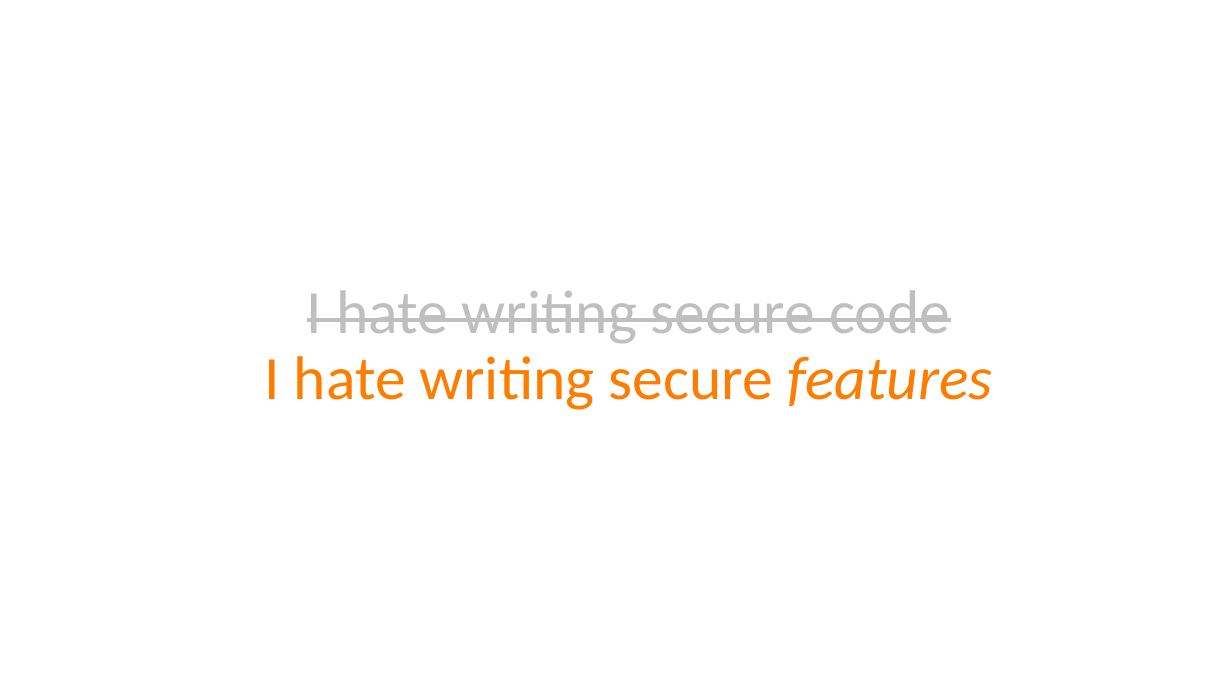
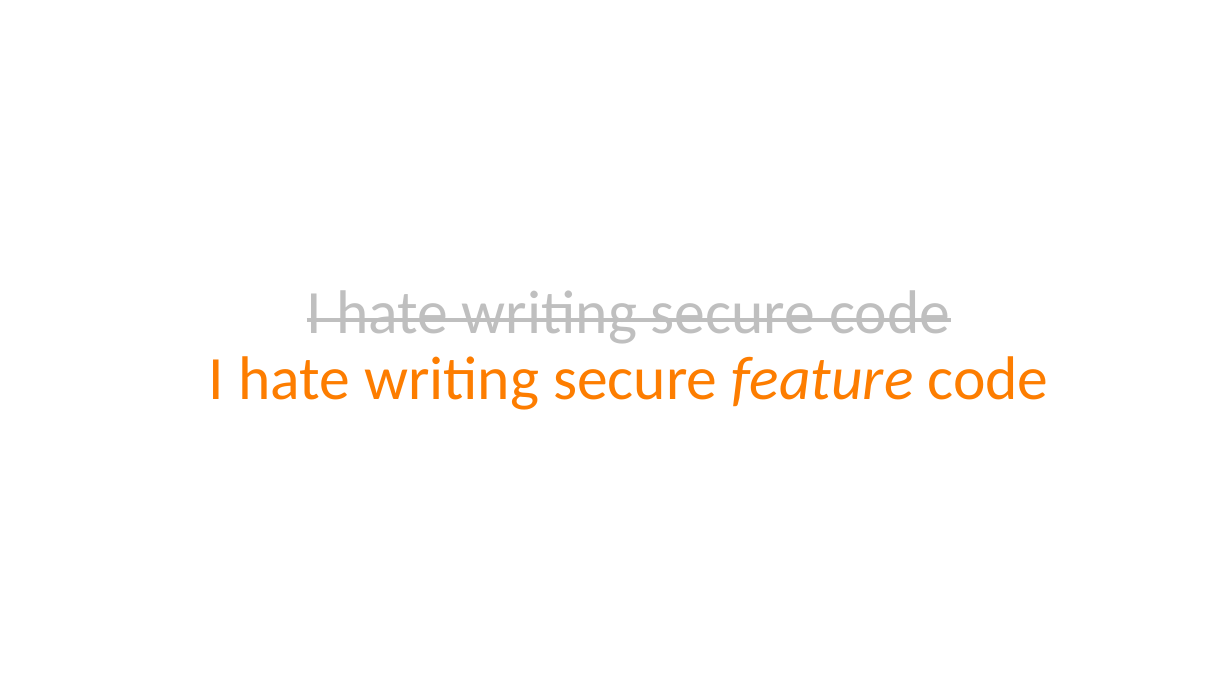
Before and after one commit to spetryjohnson/Talk---Dont-Write-Secure-Code-Design-Secure-Systems, a slide deck: slide 3 of Secure Systems - CodeMash 2017.pptx. Drawn at 1232x693 pixels with LibreOffice and Linux fonts; fonts in the diff are those of the drawing. Boxes give left, top, right and bottom in pixels: in the first picture for what was removed or moved away, otherwise in the second. Text is boxed around its words. In the diff, an @@ line names an element or a change of style, - is before the commit and + after.

```diff
--- a/Secure Systems - CodeMash 2017.pptx
+++ b/Secure Systems - CodeMash 2017.pptx
@@ title at [209, 290, 1049, 410]: text changed @@
-I hate writing secure code
-I hate writing secure features
+I hate writing secure code
+I hate writing secure feature code
```
Also in this commit, not shown: 1 other slide changed, 2 slides removed, 1 other file.
